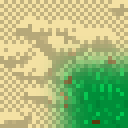
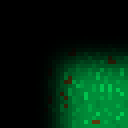
Comparing the layer stacks of the two 128x128 images. Changes:
added layer "Layer 2" above "Layer 1" over [0, 0, 128, 128]
moved "Layer 1" above "Layer 5 copy 6" over [0, 0, 128, 128]
